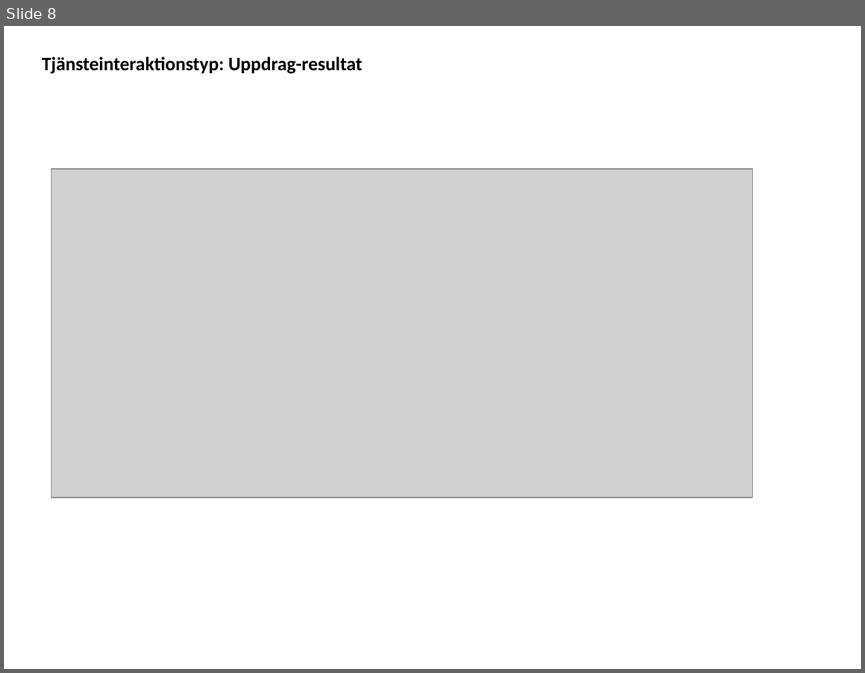
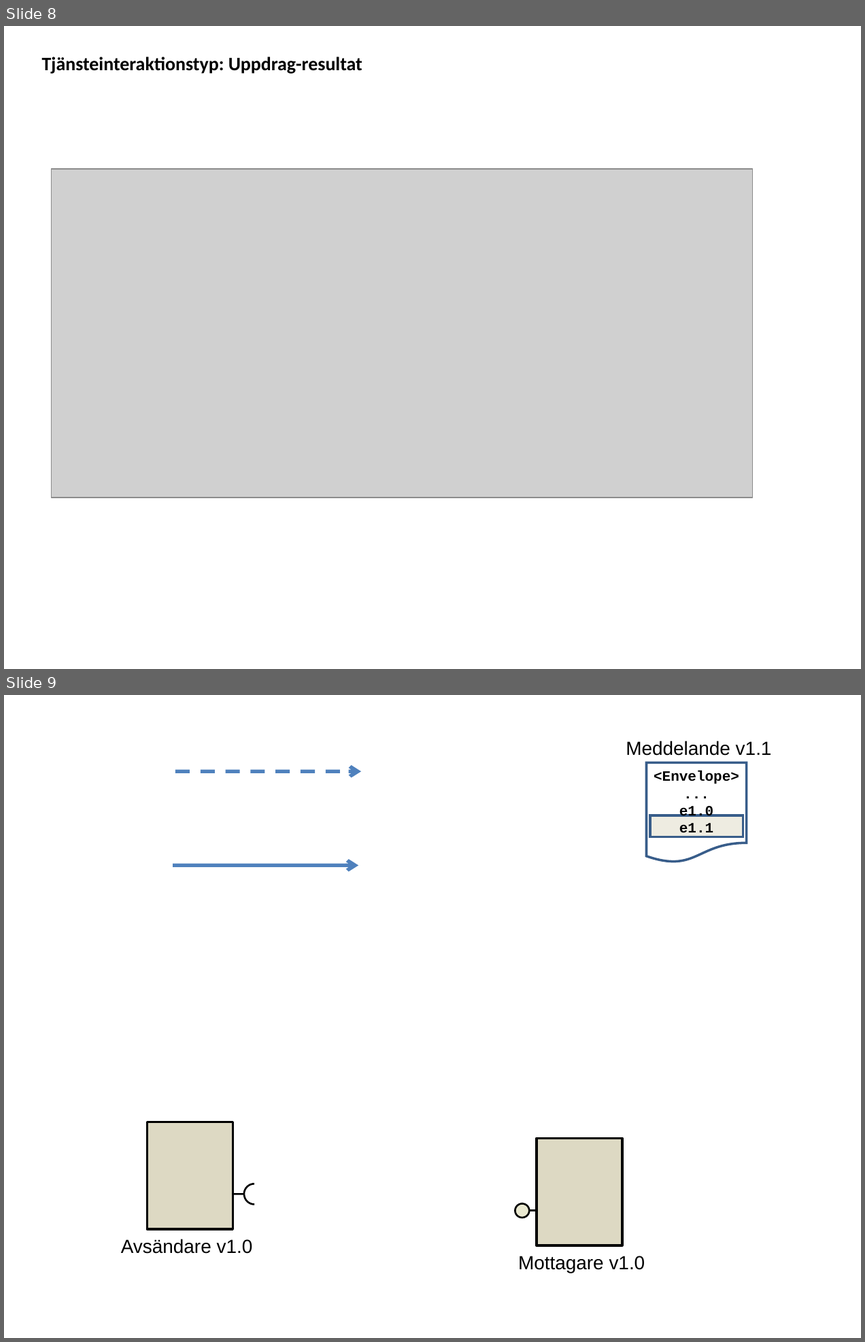
Before and after one commit to admstar/rivta, a slide deck: site/www/images/RIV-förvaltning, Illustrationer.ppt. Shown one above the other, each under a label of ours: slide 8 before the commit, slides 8 and 9 after it. The pictures are 865x673 and 865x1342 pixels, drawn with LibreOffice and Linux fonts; fonts in the diff are those of the drawing; grey boxes stand for pictures. Boxes give left, top, right and bottom in pixels: in the first picture for what was removed or moved away, otherwise in the second. Text is boxed around its words. In the diff, an @@ line names an element or a change of style, - is before the commit and + after.

```diff
--- a/site/www/images/RIV-förvaltning, Illustrationer.ppt
+++ b/site/www/images/RIV-förvaltning, Illustrationer.ppt
@@ slide 9 added at bbox=[4, 695, 861, 1338], background #FFFFFF @@
@@ text added at bbox=[626, 741, 772, 756], 16 pt, text #000000 @@
+Meddelande v1.1
@@ arrow added from (175, 771) to (361, 771), #4F81BD 3 pt dashed @@
@@ flow chart document added at bbox=[647, 763, 747, 863], fill #FFFFFF, outline #385D8A 2.01 pt @@
@@ text added at bbox=[653, 770, 739, 837], 12 pt, text #000000, bold @@
+<Envelope>
+...
+e1.0
+e1.1
@@ rectangle added at bbox=[650, 816, 742, 837], fill #EEECE1, outline #385D8A 2.01 pt @@
@@ arrow added from (173, 866) to (359, 866), #4F81BD 3 pt @@
@@ rectangle added at bbox=[147, 1121, 232, 1229], fill #DDD9C3, outline #000000 2.01 pt @@
@@ rectangle added at bbox=[536, 1138, 621, 1245], fill #DDD9C3, outline #000000 2.01 pt @@
@@ freeform shape added at bbox=[244, 1183, 254, 1193], outline #000000 1.5 pt @@
@@ line added from (245, 1193) to (218, 1193), #000000 1.5 pt @@
@@ freeform shape added at bbox=[244, 1193, 254, 1204], outline #000000 1.5 pt @@
@@ ellipse added at bbox=[514, 1204, 529, 1217], fill #E9E8D0, outline #000000 1.5 pt @@
@@ line added from (560, 1210) to (529, 1210), #000000 1.5 pt @@
@@ text added at bbox=[121, 1238, 253, 1253], 16 pt, text #000000 @@
+Avsändare v1.0
@@ text added at bbox=[518, 1255, 645, 1273], 16 pt, text #000000 @@
+Mottagare v1.0
```
Also in this commit, not shown: 3 slides changed, 3 other slides added, 11 other files.
